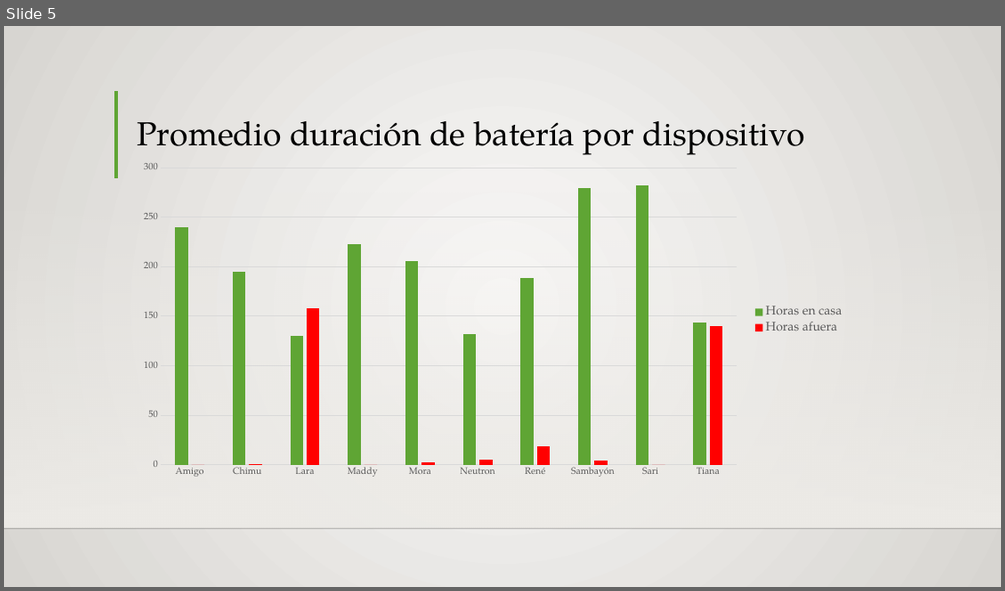
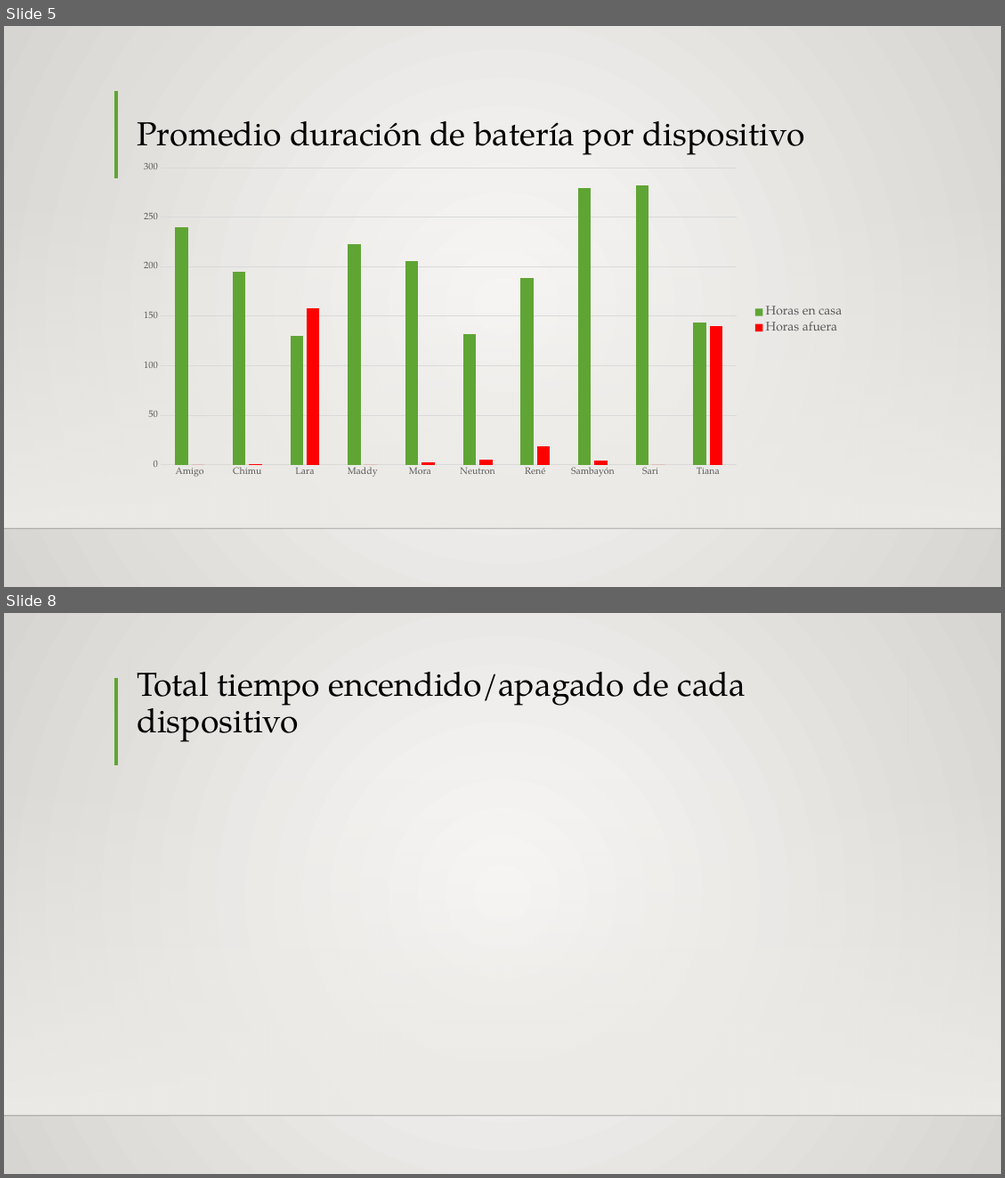
Before and after one commit to Siriusg2/resumenipa, a slide deck: excel_reports/IPApresentacion.pptx. Shown one above the other, each under a label of ours: slide 5 before the commit, slides 5 and 8 after it; the slides between them are not shown. The pictures are 1005x591 and 1005x1178 pixels, drawn with LibreOffice and Linux fonts; fonts in the diff are those of the drawing; background and template pictures are left out. Boxes give left, top, right and bottom in pixels: in the first picture for what was removed or moved away, otherwise in the second. Text is boxed around its words. In the diff, an @@ line names an element or a change of style, - is before the commit and + after.

```diff
--- a/excel_reports/IPApresentacion.pptx
+++ b/excel_reports/IPApresentacion.pptx
@@ slide 8 added at <box>4,613,1001,1174</box>, background gradient #FAFAF9 to #D7D5D2; not listed: 3 template elements that a slide beside it also shows @@
@@ title added at <box>137,672,746,742</box>, 32 pt, text #000000 @@
+Total tiempo encendido/apagado de cada dispositivo
```
Also in this commit, not shown: 2 other slides added, 1 slide removed, 2 other files.
